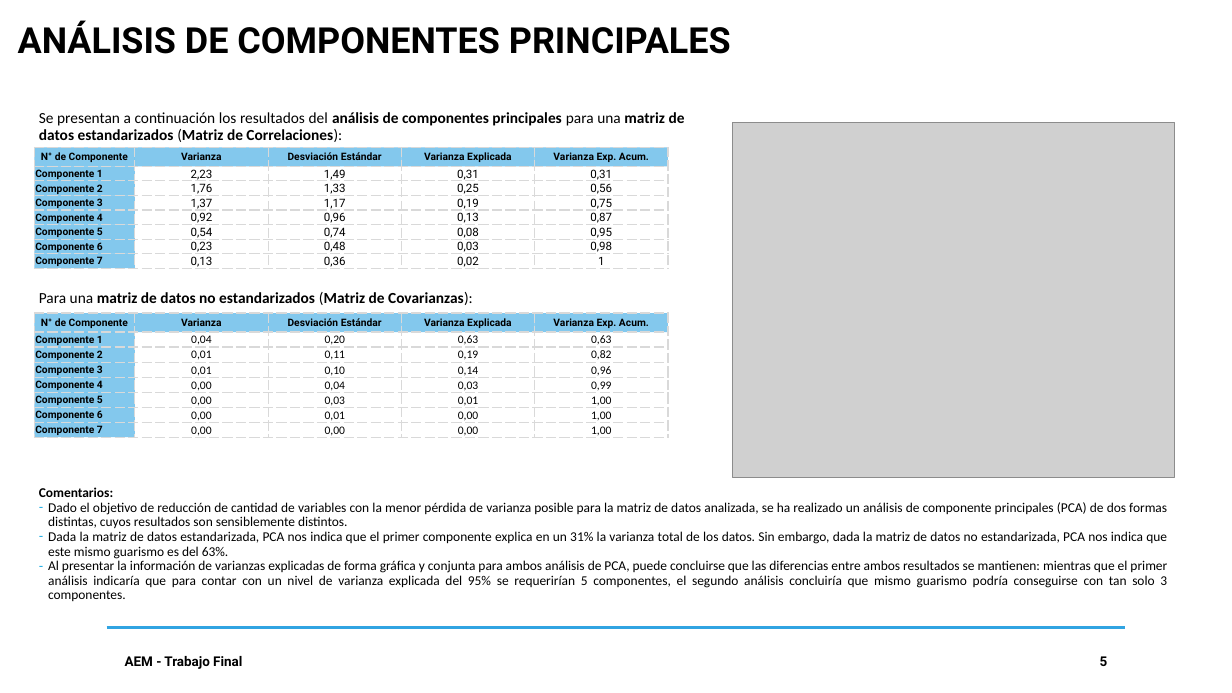
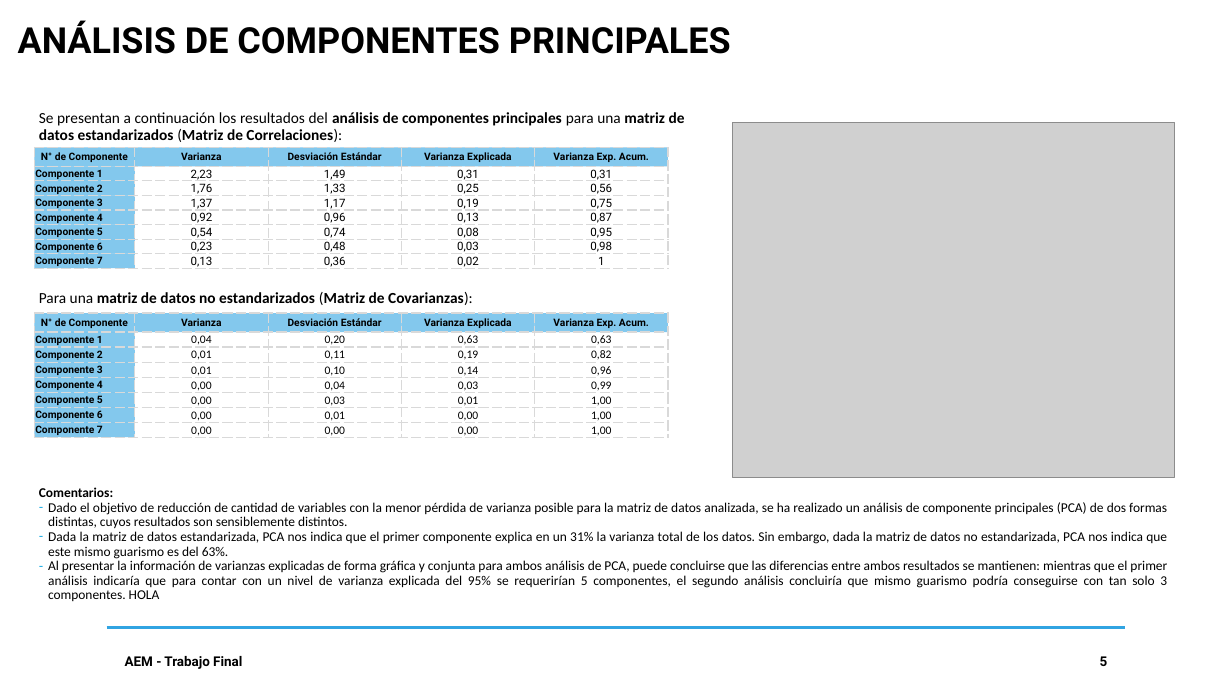
Before and after one commit to DavidGuzzi/MECMT04, a slide deck: slide 5 of AEM PPT 20240802.pptx. Drawn at 1232x693 pixels with LibreOffice and Linux fonts; fonts in the diff are those of the drawing; grey boxes stand for pictures. Boxes give left, top, right and bottom in pixels: in the first picture for what was removed or moved away, otherwise in the second. Text is boxed around its words. In the diff, an @@ line names an element or a change of style, - is before the commit and + after.

Commit message:
hola

```diff
--- a/AEM PPT 20240802.pptx
+++ b/AEM PPT 20240802.pptx
@@ text at (48,560,1167,601): text changed @@
-– Al presentar la información de varianzas explicadas de forma gráfica y conjunta para ambos análisis de PCA, puede concluirse que las diferencias entre ambos resultados se mantienen: mientras que el primer análisis indicaría que para contar con un nivel de varianza explicada del 95% se requerirían 5 componentes, el segundo análisis concluiría que mismo guarismo podría conseguirse con tan solo 3 componentes.
+– Al presentar la información de varianzas explicadas de forma gráfica y conjunta para ambos análisis de PCA, puede concluirse que las diferencias entre ambos resultados se mantienen: mientras que el primer análisis indicaría que para contar con un nivel de varianza explicada del 95% se requerirían 5 componentes, el segundo análisis concluiría que mismo guarismo podría conseguirse con tan solo 3 componentes. HOLA
```
